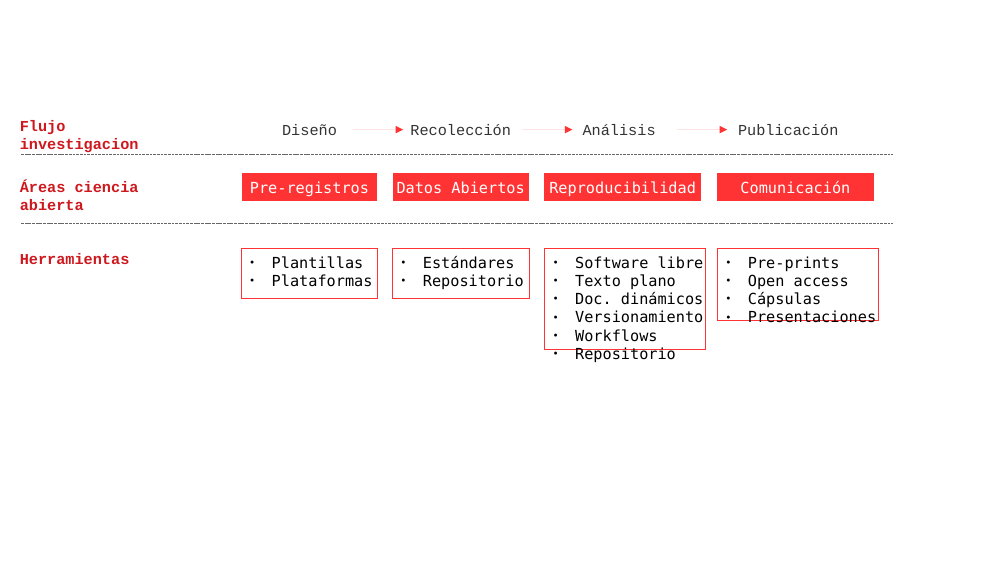
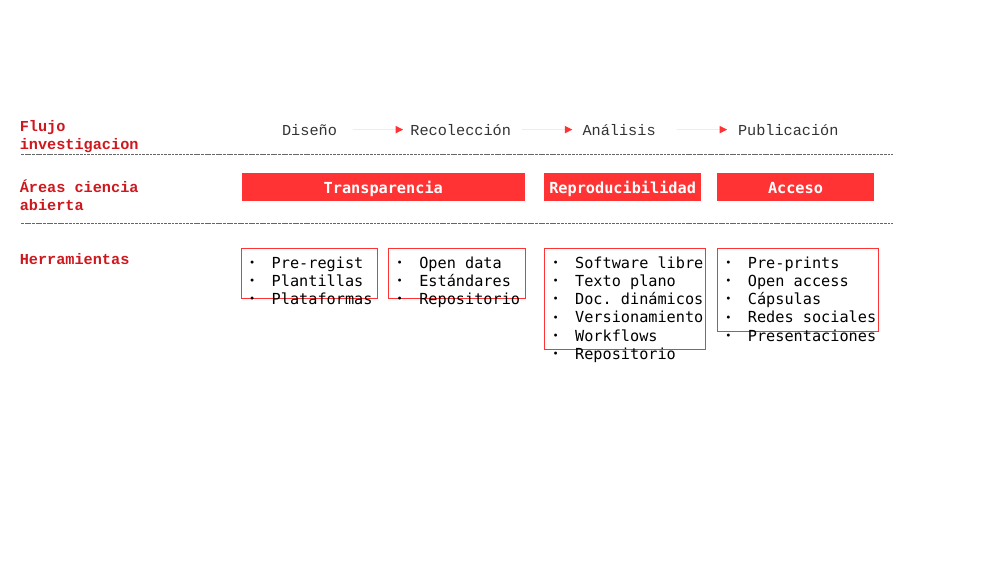
Before and after one commit to juancarloscastillo/cienciasocialabierta, a slide deck: slide 1 of static/images/esquemas.odp. Drawn at 1008x567 pixels with LibreOffice and Linux fonts; fonts in the diff are those of the drawing. Boxes give left, top, right and bottom in pixels: in the first picture for what was removed or moved away, otherwise in the second. Text is boxed around its words. In the diff, an @@ line names an element or a change of style, - is before the commit and + after.

```diff
--- a/static/images/esquemas.odp
+++ b/static/images/esquemas.odp
@@ rectangle removed at (241, 173, 379, 201) @@
-Pre-registros
@@ rectangle added at (241, 173, 526, 201), fill #FF3333, outline #FFFFFF 0 pt, 12 pt, text #FFFFFF, bold @@
+Transparencia
@@ rectangle removed at (392, 173, 530, 201) @@
-Datos Abiertos
@@ rectangle "Reproducibilidad" at (543, 173, 702, 201): bold on @@
@@ text in rectangle at (768, 182, 823, 193): text changed; bold on @@
-Comunicación
+Acceso
@@ text in rectangle at (272, 256, 364, 272): paragraph added @@
+● Pre-regist
@@ rectangle "Open data": place and size @@
-rectangle "Open data" at (392, 249, 530, 299)
+rectangle "Open data" at (389, 249, 526, 299)
@@ text in rectangle at (419, 256, 502, 272): paragraph added @@
+● Open data
@@ rectangle "Pre-prints": place and size @@
-rectangle "Pre-prints" at (718, 249, 879, 321)
+rectangle "Pre-prints" at (718, 249, 879, 332)
@@ text in rectangle at (748, 310, 876, 323): paragraph added @@
+● Redes sociales
```
Also in this commit, not shown: 1 slide added, 19 other files.
